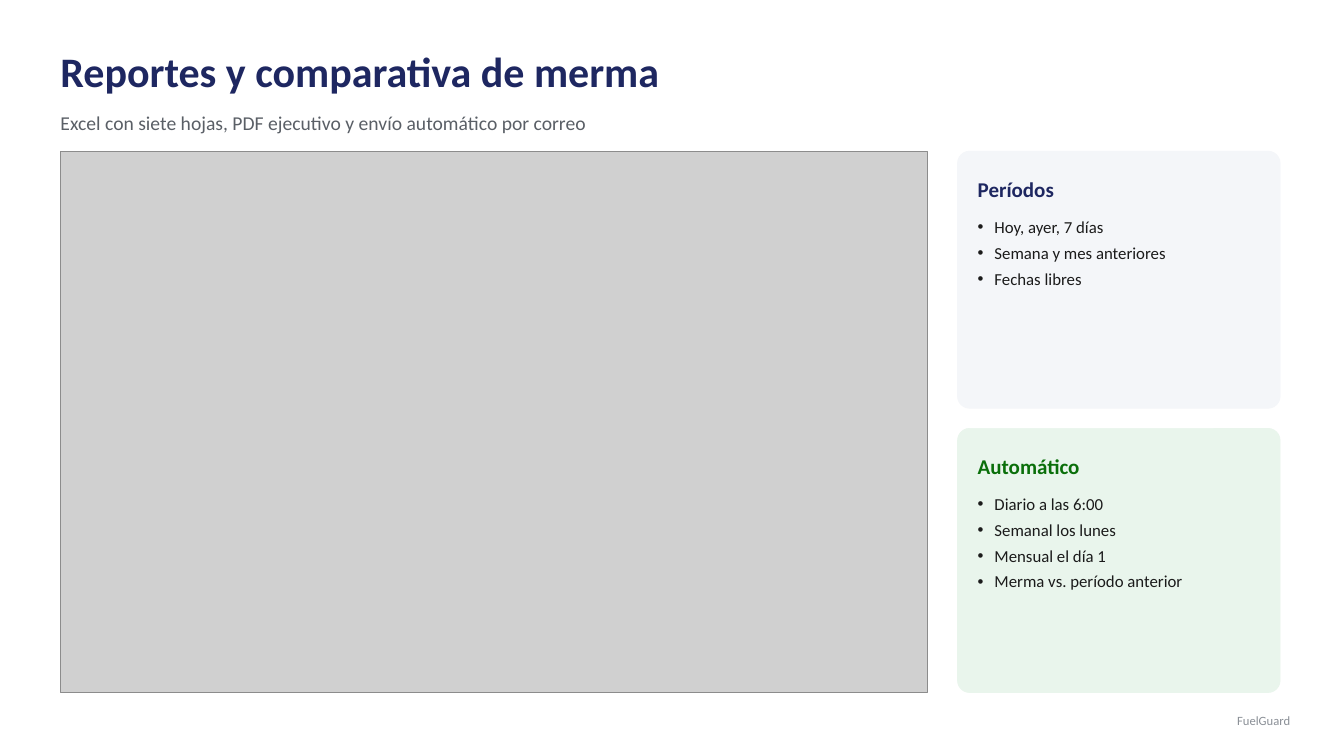
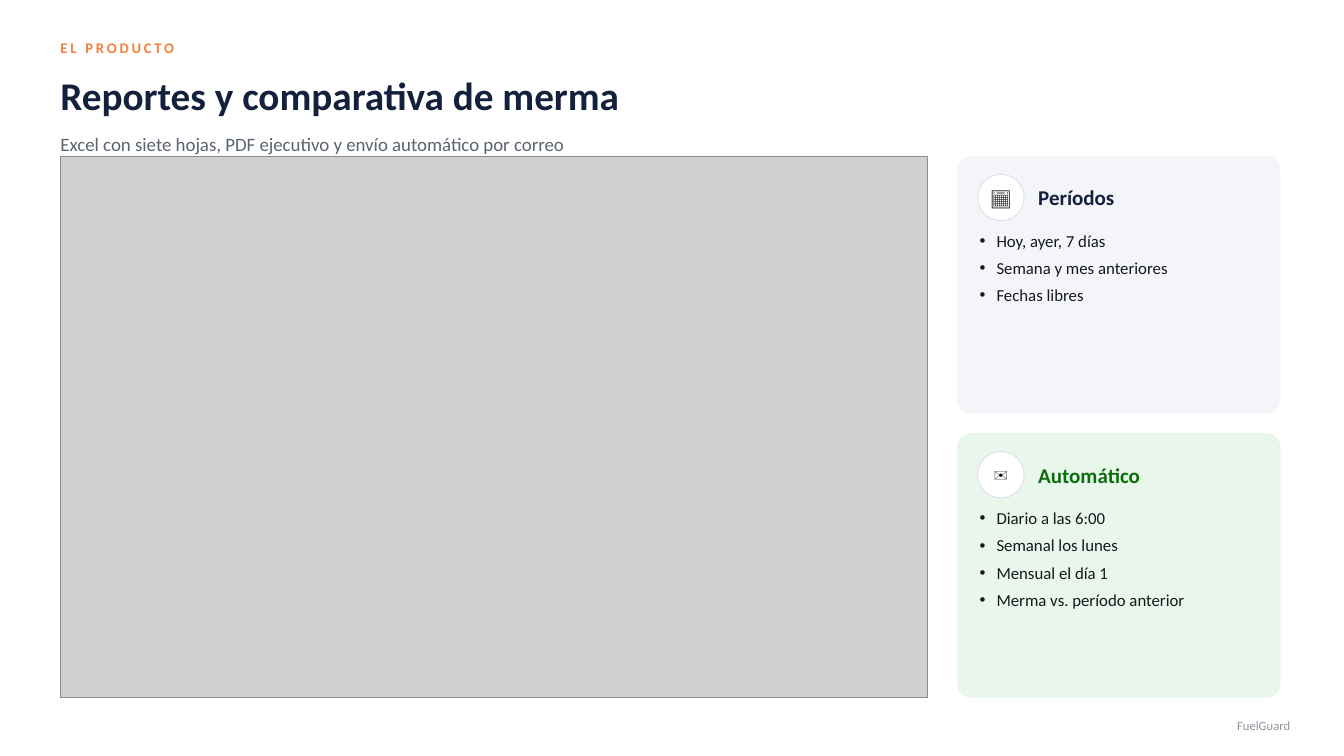
Before and after one commit to ESZO1989/FUELGUARD, a slide deck: slide 7 of docs/presentaciones/FuelGuard-Planes-Comerciales.pptx. Drawn at 1344x756 pixels with LibreOffice and Linux fonts; fonts in the diff are those of the drawing; grey boxes stand for pictures. Boxes give left, top, right and bottom in pixels: in the first picture for what was removed or moved away, otherwise in the second. Text is boxed around its words. In the diff, an @@ line names an element or a change of style, - is before the commit and + after.

```diff
--- a/docs/presentaciones/FuelGuard-Planes-Comerciales.pptx
+++ b/docs/presentaciones/FuelGuard-Planes-Comerciales.pptx
@@ text added at <box>60,43,174,53</box>, 10.5 pt, text #F0803C, bold @@
+EL PRODUCTO
@@ text "Reportes y comparativa de merma": place and size @@
-text "Reportes y comparativa de merma" at <box>60,57,659,94</box>
+text "Reportes y comparativa de merma" at <box>60,82,619,116</box>
@@ text "Reportes y comparativa de merma" at <box>60,82,619,116</box>: size 30 to 28 pt, text colour #1E2761 to #14213D @@
@@ text "Excel con siete hojas, PDF ...": place and size @@
-text "Excel con siete hojas, PDF ..." at <box>60,116,586,134</box>
+text "Excel con siete hojas, PDF ..." at <box>60,138,564,157</box>
@@ text "Excel con siete hojas, PDF ..." at <box>60,138,564,157</box>: size 14 to 13.5 pt, text colour #5A5F66 to #5B6470 @@
@@ rounded rectangle at <box>958,156,1280,413</box>: fill #F4F6F9 to #F3F5F9; outline #F4F6F9 0.5 pt to #F3F5F9 0.5 pt; proportions changed @@
@@ ellipse added at <box>978,174,1024,221</box>, fill #FFFFFF, outline #DEE3EA 0.75 pt @@
@@ text added at <box>978,174,1024,221</box>, 14 pt, text #000000 @@
+📅
@@ text "Períodos": place and size @@
-text "Períodos" at <box>978,182,1054,197</box>
+text "Períodos" at <box>1038,190,1114,205</box>
@@ text "Períodos" at <box>1038,190,1114,205</box>: text colour #1E2761 to #14213D @@
@@ text "Hoy, ayer, 7 días" at <box>997,235,1168,301</box>: text colour #1B1B1B to #15181D; more space between paragraphs @@
@@ text "Hoy, ayer, 7 días": place and size @@
-text "Hoy, ayer, 7 días" at <box>994,221,1166,285</box>
+text "Hoy, ayer, 7 días" at <box>997,235,1168,301</box>
@@ 2 rounded rectangles, 1 picture: place and size @@
-2 rounded rectangles, 1 picture at <box>60,151,1280,693</box>
+2 rounded rectangles, 1 picture at <box>60,156,1280,698</box>
@@ rounded rectangle at <box>958,434,1280,698</box>: fill #E9F5EC to #E8F6EC; outline #E9F5EC 0.5 pt to #E8F6EC 0.5 pt; proportions changed @@
@@ ellipse added at <box>978,452,1024,498</box>, fill #FFFFFF, outline #DEE3EA 0.75 pt @@
@@ text added at <box>978,452,1024,498</box>, 14 pt, text #000000 @@
+✉️
@@ text "Automático": place and size @@
-text "Automático" at <box>978,459,1080,474</box>
+text "Automático" at <box>1038,468,1140,483</box>
@@ text "Diario a las 6:00": place and size @@
-text "Diario a las 6:00" at <box>994,498,1182,590</box>
+text "Diario a las 6:00" at <box>997,512,1184,609</box>
@@ text "Diario a las 6:00" at <box>997,512,1184,609</box>: text colour #1B1B1B to #15181D; more space between paragraphs @@
@@ text "FuelGuard" at <box>1237,721,1290,730</box>: text colour #8A8F96 to #8C93A0 @@
```
Also in this commit, not shown: 13 other slides changed, 1 slide added, 9 other files.
